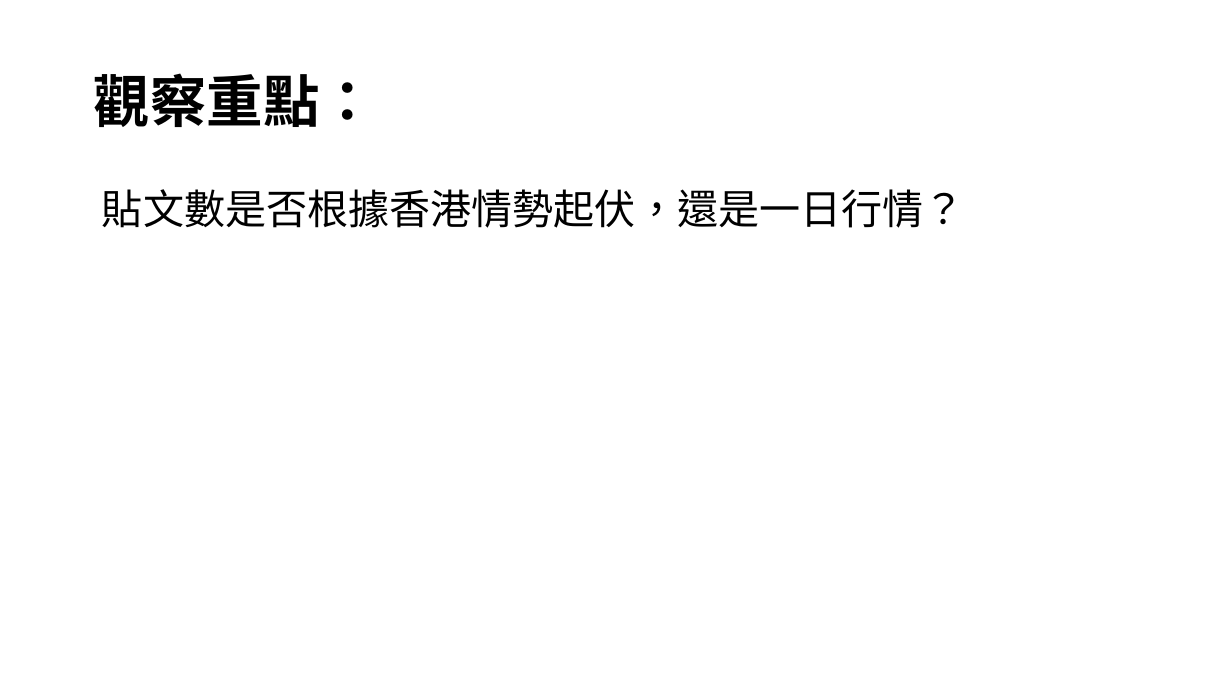
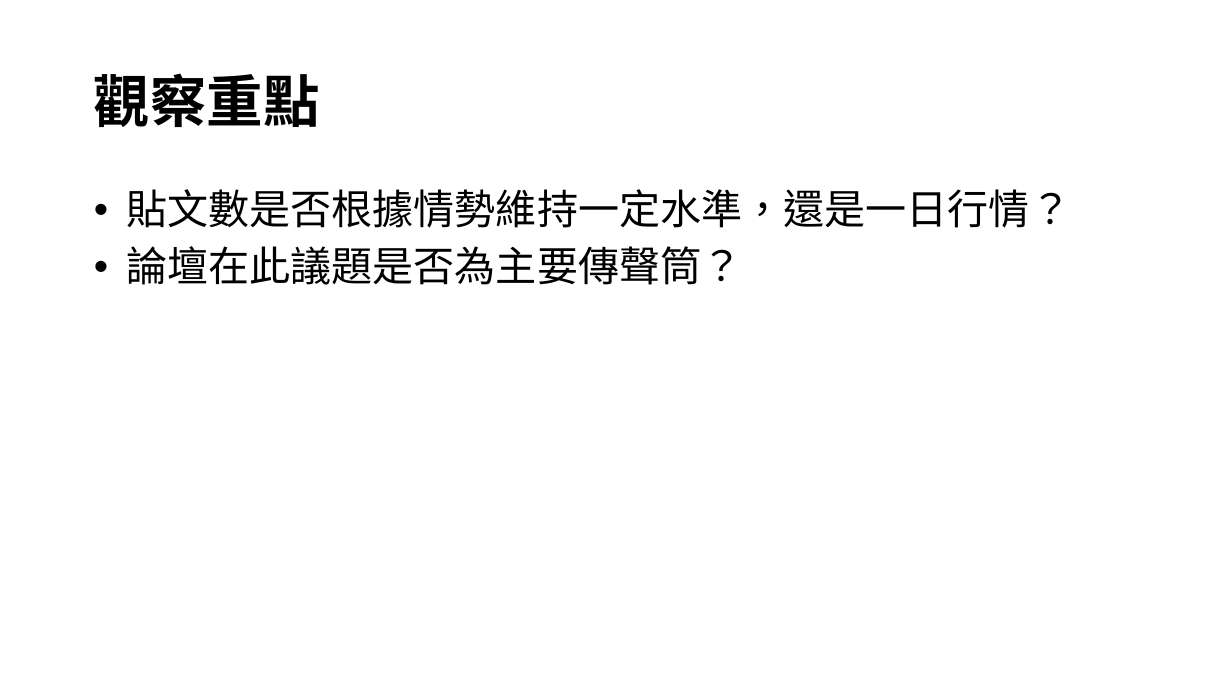
Before and after one commit to desk2000/Extradition-Bill, a slide deck: slide 8 of 從論壇分析台灣人對反送中的討論度.pptx. Drawn at 1232x693 pixels with LibreOffice and Linux fonts; fonts in the diff are those of the drawing. Boxes give left, top, right and bottom in pixels: in the first picture for what was removed or moved away, otherwise in the second. Text is boxed around its words. In the diff, an @@ line names an element or a change of style, - is before the commit and + after.

```diff
--- a/從論壇分析台灣人對反送中的討論度.pptx
+++ b/從論壇分析台灣人對反送中的討論度.pptx
@@ title at (94,73,320,127): text changed; font Noto Sans CJK SC to Karla @@
-觀察重點：
+觀察重點
@@ text at (126,189,1071,285): text changed; font Noto Sans CJK SC to Karla @@
-貼文數是否根據香港情勢起伏，還是一日行情？
+• 貼文數是否根據情勢維持一定水準，還是一日行情？
+• 論壇在此議題是否為主要傳聲筒？
```
Also in this commit, not shown: 17 other slides changed, 3 slides added, 2 slides removed, 1 other file.
